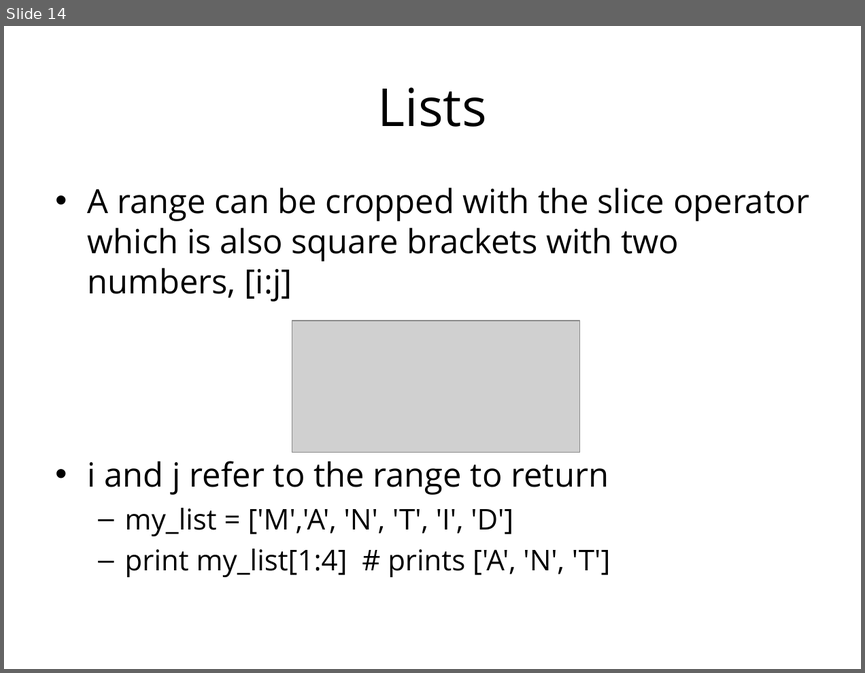
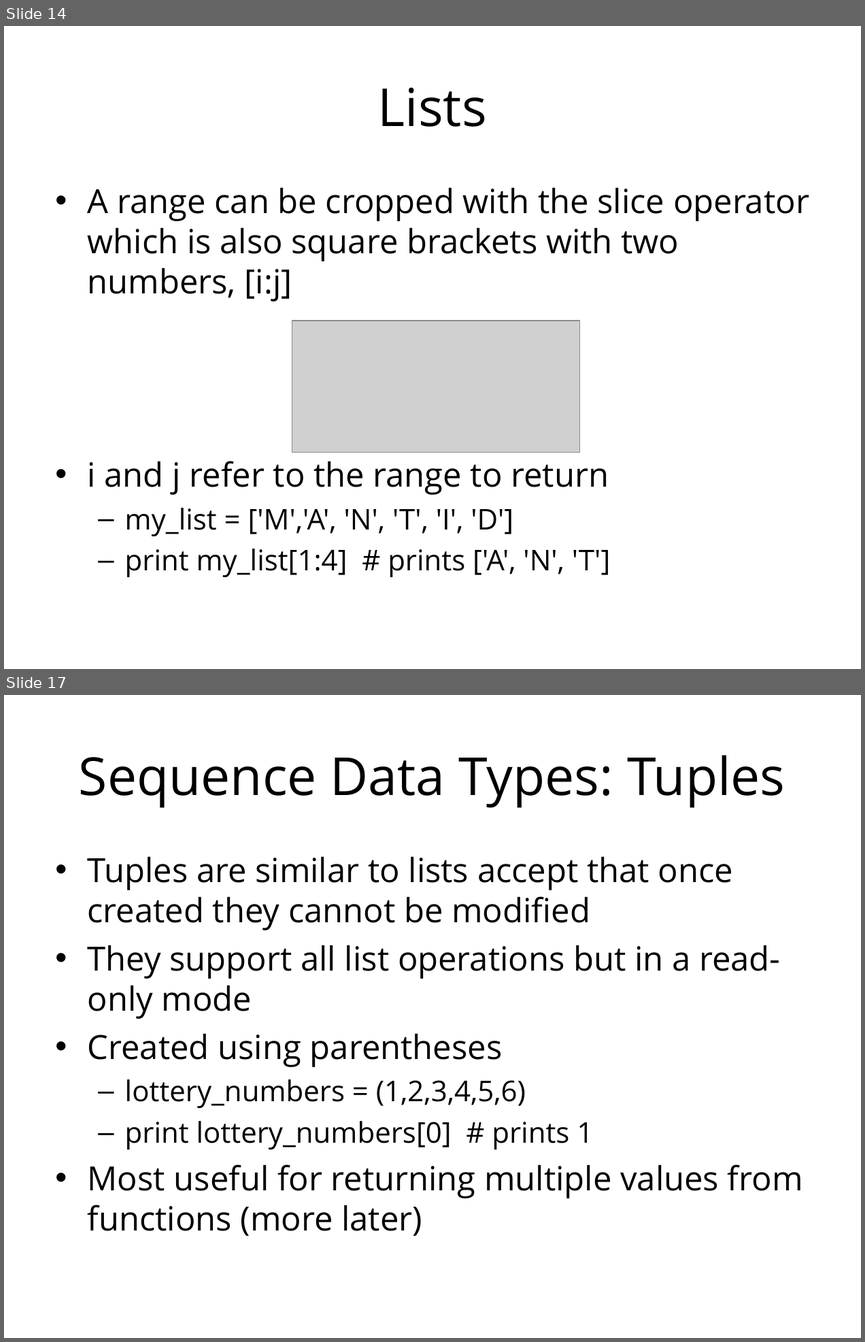
Before and after one commit to mantidproject/documents, a slide deck: Presentations/Introduction to Python/Introduction to Python.ppt. Shown one above the other, each under a label of ours: slide 14 before the commit, slides 14 and 17 after it; the slides between them are not shown. The pictures are 865x673 and 865x1342 pixels, drawn with LibreOffice and Linux fonts; fonts in the diff are those of the drawing; grey boxes stand for pictures; background and template pictures are left out. Boxes give left, top, right and bottom in pixels: in the first picture for what was removed or moved away, otherwise in the second. Text is boxed around its words. In the diff, an @@ line names an element or a change of style, - is before the commit and + after.

```diff
--- a/Presentations/Introduction to Python/Introduction to Python.ppt
+++ b/Presentations/Introduction to Python/Introduction to Python.ppt
@@ slide 17 added at box(4, 695, 861, 1338), background #FFFFFF @@
@@ title added at box(79, 755, 785, 808), 44 pt, text #000000 @@
+Sequence Data Types: Tuples
@@ text added at box(88, 856, 803, 1236), 28 pt, text #000000 @@
+• Tuples are similar to lists accept that once created they cannot be modified
+• They support all list operations but in a read-only mode
+• Created using parentheses
+  – lottery_numbers = (1,2,3,4,5,6)
+  – print lottery_numbers[0] # prints 1
+• Most useful for returning multiple values from functions (more later)
```
Also in this commit, not shown: 1 slide changed, 54 other slides added.
